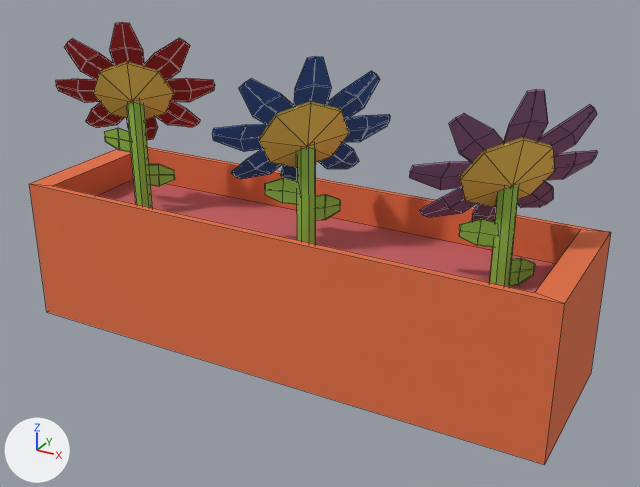
The FBX model Assets/Low Poly Simple Urban City 3D Asset Pack/Models/NadavProps/FlowerBox.fbx: old version first, new version second.
The view is the same before and after, from a 50 mm camera at (1.235, -2.151, 1.445) aimed at (0.052, 0.0, 0.37). Lighting does not change. The marker at lower left points along +X, +Y and +Z. Mesh edges are drawn as thin lines. Where no turn or scale is listed for an object, it has been applied to the vertices.

The scene before the commit, as lines of its bpy script (objects in view):
```python
me_mesh = bpy.data.meshes.new('Mesh')
me_mesh.from_pydata(...)  # 688 vertices, 662 faces; spans x -0.9..0.84, y -0.23..0.27, z 0.0..0.99
me_mesh.materials.append(mat_colorrange)  # picture img_tex_psd
ob_flowerbox = bpy.data.objects.new('FlowerBox', me_mesh)
ob_flowerbox.location = (0.0, 0.0, 0.0)
```
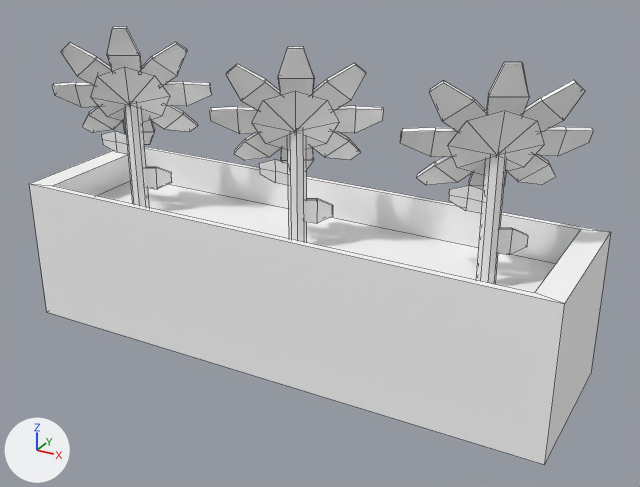
What changed in the scene script:
```text
Add mat_colorrange_003:
    mat_colorrange_003 = principled_material('ColorRange.003')
    mat_colorrange_003.base_color = (1.0, 1.0, 1.0)  # white #ffffff
    mat_colorrange_003.roughness = 0.553
Add mat_colorrange_004:
    mat_colorrange_004 = principled_material('ColorRange.004')
    mat_colorrange_004.base_color = (1.0, 1.0, 1.0)  # white #ffffff
    mat_colorrange_004.roughness = 0.553
Add mat_colorrange_002:
    mat_colorrange_002 = principled_material('ColorRange.002')
    mat_colorrange_002.base_color = (1.0, 1.0, 1.0)  # white #ffffff
    mat_colorrange_002.roughness = 0.553
Add mat_colorrange_005:
    mat_colorrange_005 = principled_material('ColorRange.005')
    mat_colorrange_005.base_color = (1.0, 1.0, 1.0)  # white #ffffff
    mat_colorrange_005.roughness = 0.553
Change me_mesh:
    used by ob_flowerbox; location = (0.0, 0.0, 0.0)
    remove me_mesh.from_pydata(...)  # 688 vertices, 662 faces; spans x -0.9..0.84, y -0.23..0.27, z 0.0..0.99
    remove me_mesh.materials.append(mat_colorrange)  # picture img_tex_psd
    add me_mesh.from_pydata(...)  # 499 vertices, 464 faces; spans x -0.88..0.85, y -0.21..0.29, z -0.3..0.69
    me_mesh part 1: the loose piece of 26 vertices spanning x -0.71..-0.49, y -0.11..0.07, z 0.65..0.87 is moved by (0.59, 0.03, -0.31), in mat_colorrange_003 (white #ffffff)
    me_mesh part 2: the loose piece of 18 vertices spanning x -0.62..-0.57, y -0.06..0.0, z 0.31..0.75 is moved by (0.59, 0.03, -0.31), in mat_colorrange_003 (white #ffffff)
    me_mesh part 3: the loose piece of 16 vertices spanning x -0.9..0.84, y -0.23..0.27, z 0.0..0.47 is moved by (0.01, 0.02, -0.3), in mat_colorrange_005 (white #ffffff)
    me_mesh part 4: the loose piece of 26 vertices spanning x 0.5..0.71, y -0.1..0.11, z 0.57..0.81 is turned -12.9 degrees about the z axis through its middle and scaled by 0.95, then moved by (-0.02, 0.02, -0.22), in mat_colorrange_004 (white #ffffff)
    me_mesh part 5: a new loose piece, an 8-sided cylinder along z spanning x 0.561..0.614, y -0.007..0.046, z 0.016..0.45, in mat_colorrange_004 (white #ffffff)
    me_mesh part 6: the loose piece of 26 vertices spanning x -0.08..0.13, y -0.14..0.07, z 0.6..0.83 is turned -14.5 degrees about the z axis through its middle and scaled by 0.95, then moved by (-0.63, 0.04, -0.27), in mat_colorrange_002 (white #ffffff)
    me_mesh part 7: a new loose piece, an 8-sided cylinder along z spanning x -0.627..-0.575, y -0.029..0.023, z 0.002..0.436, in mat_colorrange_002 (white #ffffff)
    me_mesh part 8: 26 loose pieces with 468 vertices, spanning x -0.83..0.8, y -0.22..0.22, z 0.36..0.99, are deleted
    me_mesh part 9: 107 vertices removed from x -0.59..0.64, y -0.11..0.05, z 0.22..0.7; 350 vertices added at x -0.83..0.8, y -0.15..0.21, z 0.13..0.69
    add me_mesh.materials.append(mat_colorrange_003)  # white #ffffff
    add me_mesh.materials.append(mat_colorrange_005)  # white #ffffff
    add me_mesh.materials.append(mat_colorrange_004)  # white #ffffff
    add me_mesh.materials.append(mat_colorrange_002)  # white #ffffff
Change ob_flowerbox:
    ob_flowerbox.location: (0.0, 0.0, 0.0) -> (-0.013, -0.02, 0.299)
```

Location of each change, (x1, y1, x2, y2) in pixels of the pictures (640 x 487 px; the box of a moved part takes in the faces that stretch with it):
'FlowerBox', reshaped, moved: before (29, 22, 611, 465); after (29, 27, 611, 465)
part 1 of me_mesh, moved or reshaped: before (93, 62, 174, 120); after (252, 90, 339, 150)
part 2 of me_mesh, moved or reshaped: before (127, 102, 152, 208); after (287, 132, 307, 242)
part 3 of me_mesh, moved or reshaped: before (29, 147, 611, 465); after (29, 146, 611, 465)
part 4 of me_mesh, moved or reshaped: before (460, 137, 555, 207); after (448, 109, 544, 175)
part 5 of me_mesh, added: after (476, 156, 506, 284)
part 6 of me_mesh, moved or reshaped: before (259, 101, 349, 168); after (91, 67, 170, 123)
part 7 of me_mesh, added: after (124, 105, 149, 207)
part 8 of me_mesh, deleted: before (56, 22, 597, 285)
part 9 of me_mesh, built on: before (148, 146, 519, 287); after (52, 27, 594, 255)
